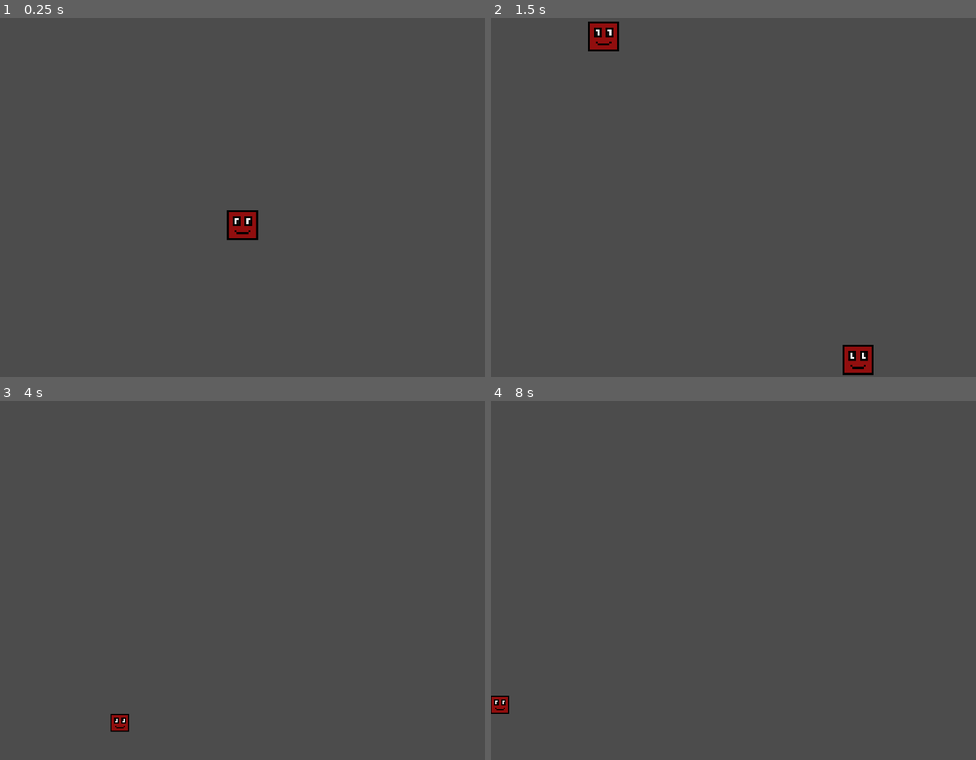
Above: before the commit, frames 1-4 (two rows, left to right).
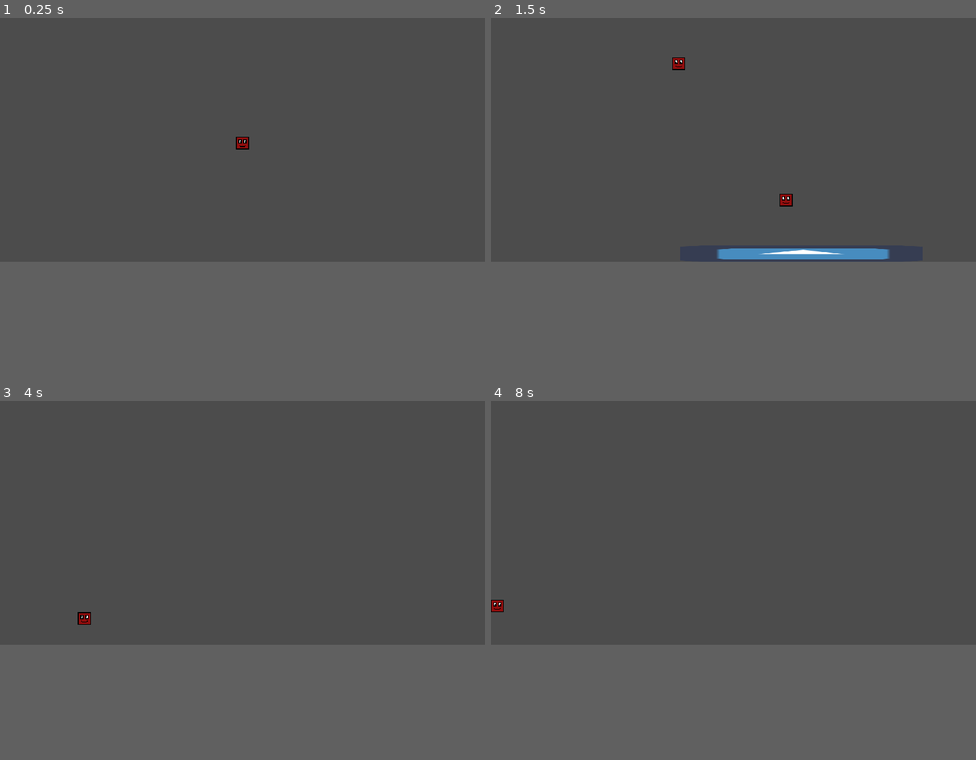
Above: after the commit, the same moments.

Repository: Triggered41/Linker
Game: Godot game, scene res://Scenes/Levels/Level1.tscn
Same seed, same stepped clock (60 frames per second), same inputs: the game is played once before the commit and once after it. This scene is started directly instead of the project's main scene. The engine's default icon, where the game draws it, is replaced by a stand-in: a white triangle on a blue panel in a dark square.
Inputs:
- Up to frame 1 (0.25 s): no input
- Up to frame 2 (1.5 s): hold Right (ui_right) from 0.53 s (still down); tap F (Action) at 0.6, 1.35 s; tap Space (ui_select) at 0.77 s
- Up to frame 3 (4 s): tap Space (ui_select) at 1.52, 3.02, 3.77 s; release Right (ui_right) at 2.03 s; hold Left (ui_left) 2.03-2.78 s; tap F (Action) at 2.1, 2.85, 3.6 s; hold Right (ui_right) from 2.78 s (still down); tap Enter at 3.5 s
- Up to frame 4 (8 s): release Right (ui_right) at 4.28 s; hold Left (ui_left) 4.28-5.03 s; tap F (Action) every 0.75 s from 4.35 to 7.35 s; tap Space (ui_select) at 4.52, 5, 6.02, 6.5, 6.77, 7.52 s; hold Right (ui_right) 5.03-5.78 s; tap Enter at 5.75, 7.25 s; hold Left (ui_left) 5.78-7.28 s; hold Right (ui_right) from 7.28 s (still down)
In our replay, the window is 800x640 before the commit and 800x450 after it. These sizes can differ from the game's own. Grey fills any space a smaller window leaves; there, only what the larger window draws over its background counts as a difference.

The runs differ from the first frame. In frame 1, 0.6% of the frame differs, in the area x 46-54%, y 33-62%; in frame 2, 2.3%, in the area x 20-83%, y 1-100%; in frame 3, 0.3%; in frame 4, 0.3%.
Error in both runs: Error setting property 'limit_left' with value of type Nil. (res://Player/Camera2D.gd:10)

Commit message:
resize screen

Diff:
--- /dev/null
+++ b/Assets/Spikes.gd
@@ -0,0 +1,21 @@
+extends Area2D
+
+
+# Declare member variables here. Examples:
+# var a = 2
+# var b = "text"
+
+
+# Called when the node enters the scene tree for the first time.
+func _ready():
+	pass # Replace with function body.
+
+
+# Called every frame. 'delta' is the elapsed time since the previous frame.
+#func _process(delta):
+#	pass
+
+
+func _on_Spikes_body_entered(body:Node):
+	if body.is_in_group("player") and body.has_method("kill"):
+		body.kill()
--- a/Assets/Spikes.tscn
+++ b/Assets/Spikes.tscn
@@ -1,4 +1,7 @@
-[gd_scene load_steps=3 format=2]
+[gd_scene load_steps=7 format=2]
+
+[ext_resource path="res://Assets/Spike_spriteSheet.png" type="Texture" id=1]
+[ext_resource path="res://Assets/Spikes.gd" type="Script" id=2]
 
 [sub_resource type="StreamTexture" id=1]
 flags = 4
@@ -19,13 +22,57 @@
 0/shapes = [  ]
 0/z_index = 0
 
-[node name="Spikes" type="Node"]
+[sub_resource type="Animation" id=3]
+resource_name = "Spike_anim"
+tracks/0/type = "value"
+tracks/0/path = NodePath("spikes:frame")
+tracks/0/interp = 1
+tracks/0/loop_wrap = true
+tracks/0/imported = false
+tracks/0/enabled = true
+tracks/0/keys = {
+"times": PoolRealArray( 0, 0.1, 0.2, 0.3, 0.4, 0.5, 0.6, 0.7, 0.8, 0.9, 1 ),
+"transitions": PoolRealArray( 1, 1, 1, 1, 1, 1, 1, 1, 1, 1, 1 ),
+"update": 1,
+"values": [ 1, 2, 3, 4, 5, 6, 7, 8, 9, 10, 11 ]
+}
+tracks/1/type = "value"
+tracks/1/path = NodePath("CollisionShape2D:shape:extents")
+tracks/1/interp = 1
+tracks/1/loop_wrap = true
+tracks/1/imported = false
+tracks/1/enabled = true
+tracks/1/keys = {
+"times": PoolRealArray( 0, 0.4, 0.5, 0.6, 0.7 ),
+"transitions": PoolRealArray( 1, 1, 1, 1, 1 ),
+"update": 0,
+"values": [ Vector2( 17.568, 3.072 ), Vector2( 17.568, 3.072 ), Vector2( 17.5679, 20.1128 ), Vector2( 17.5679, 20.1128 ), Vector2( 17.568, 3.072 ) ]
+}
+
+[sub_resource type="RectangleShape2D" id=4]
+extents = Vector2( 17.5679, 20.1128 )
+
+[node name="Spikes" type="Area2D"]
+script = ExtResource( 2 )
 
 [node name="spikes" type="Sprite" parent="."]
+texture = ExtResource( 1 )
 hframes = 5
 vframes = 3
+frame = 6
 region_rect = Rect2( 456, 264, 48, 42 )
 
 [node name="TileMap" type="TileMap" parent="."]
 tile_set = SubResource( 2 )
 format = 1
+
+[node name="AnimationPlayer" type="AnimationPlayer" parent="."]
+anims/Spike_anim = SubResource( 3 )
+
+[node name="CollisionShape2D" type="CollisionShape2D" parent="."]
+position = Vector2( 0.0158272, -2.89542 )
+shape = SubResource( 4 )
+
+[node name="CanvasLayer" type="CanvasLayer" parent="."]
+
+[connection signal="body_entered" from="." to="." method="_on_Spikes_body_entered"]
--- a/Player/Player.tscn
+++ b/Player/Player.tscn
@@ -58,7 +58,6 @@
 
 [node name="Camera2D" type="Camera2D" parent="."]
 current = true
-zoom = Vector2( 0.6, 0.6 )
 smoothing_enabled = true
 editor_draw_drag_margin = true
 script = ExtResource( 4 )
--- a/Scenes/Levels/Player.gd
+++ b/Scenes/Levels/Player.gd
@@ -19,18 +19,6 @@
 # Called every frame. 'delta' is the elapsed time since the previous frame.
 func _physics_process(delta):
 
-	if is_dead():
-		if name == "clone":
-			var real_player = get_tree().root.find_node("Player", true, false)
-			get_node("Camera2D").global_position = lerp(get_node("Camera2D").global_position,
-															   real_player.get_node("Camera2D").global_position, 1)
-			yield(get_tree().create_timer(1), "timeout")
-			real_player.set_physics_process(true)
-			queue_free()
-			CloneData.can_clone = true
-		else:
-			get_tree().change_scene_to(lose_menu)
-
 	player_movement()
 	move_and_slide(velocity, Vector2.UP)
 
@@ -51,9 +39,16 @@
 		velocity.y += GRAVITY
 	velocity.y = clamp(velocity.y, JUMP_FORCE, MAXFALLSPEED)
 
-func is_dead():
-	for i in get_slide_count():
-		if get_slide_collision(i).collider.name == "Spikes_tileMap":
-			return true
-		else:
-			return false
+func kill():
+	if !CloneData.can_clone:
+		var real_player = get_tree().root.find_node("Player", true, false)
+		get_node("Camera2D").global_position = lerp(get_node("Camera2D").global_position,
+														   real_player.get_node("Camera2D").global_position, 1)
+		yield(get_tree().create_timer(1), "timeout")
+		real_player.set_physics_process(true)
+		queue_free()
+		CloneData.can_clone = true
+	else:
+		var canvas = CanvasLayer.new()
+		var lose = lose_menu.instance()
+		get_tree().root.add_child(lose)
--- a/Scenes/Levels/temp_level.tscn
+++ b/Scenes/Levels/temp_level.tscn
@@ -5,7 +5,7 @@
 [ext_resource path="res://Scenes/Levels/Assets/light.png" type="Texture" id=3]
 [ext_resource path="res://Scenes/GUI/Assets/main_menuBG.png" type="Texture" id=4]
 [ext_resource path="res://Scenes/Level_Bounds.tscn" type="PackedScene" id=5]
-[ext_resource path="res://Assets/Spikes_tileMap.tscn" type="PackedScene" id=6]
+[ext_resource path="res://Assets/Spikes.tscn" type="PackedScene" id=6]
 
 [sub_resource type="ConvexPolygonShape2D" id=1]
 points = PoolVector2Array( 0, 0, 32, 0, 32, 32, 0, 32 )
@@ -48,6 +48,9 @@
 format = 1
 tile_data = PoolIntArray( -2162688, 0, 0, -2097152, 0, 0, -2097145, 0, 0, -2097144, 0, 0, -2031616, 0, 0, -2031609, 0,  …(10873 unchanged characters)…
 
+[node name="Spikes" parent="TileMap" instance=ExtResource( 6 )]
+position = Vector2( 767.25, 780.59 )
+
 [node name="Player" parent="." instance=ExtResource( 1 )]
 position = Vector2( 581.842, 800.741 )
 
@@ -57,6 +60,7 @@
 texture = ExtResource( 3 )
 
 [node name="CanvasModulate" type="CanvasModulate" parent="."]
+visible = false
 color = Color( 0.247059, 0.247059, 0.247059, 1 )
 
 [node name="TileMap2" type="TileMap" parent="."]
@@ -78,7 +82,4 @@
 [node name="bottom" parent="Level_Bounds" index="3"]
 position = Vector2( 177.99, 1504.44 )
 
-[node name="Spikes_tileMap" parent="." instance=ExtResource( 6 )]
-tile_data = PoolIntArray( 1310739, -1610612736, 0, 1703949, 0, 0 )
-
 [editable path="Level_Bounds"]
--- a/project.godot
+++ b/project.godot
@@ -21,7 +21,7 @@
 
 [display]
 
-window/size/width=1350
+window/size/width=1920
 window/size/height=1080
 window/stretch/mode="2d"
 window/stretch/aspect="expand"
Binary file added: Assets/Spike_spriteSheet.png
Not shown, added: Assets/Spike_spriteSheet.png.import
